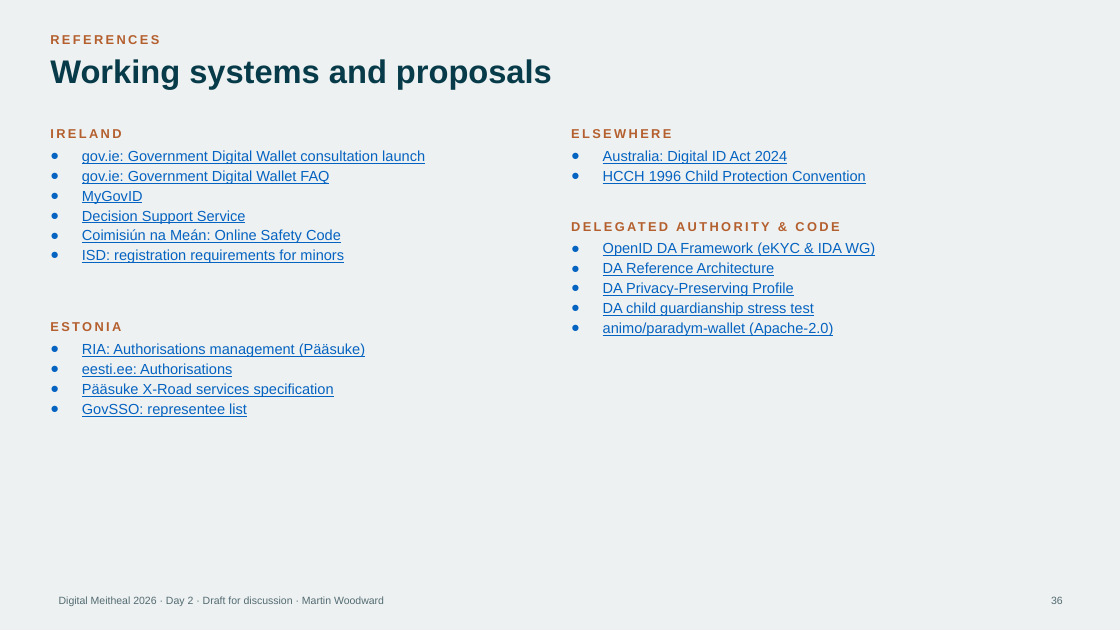
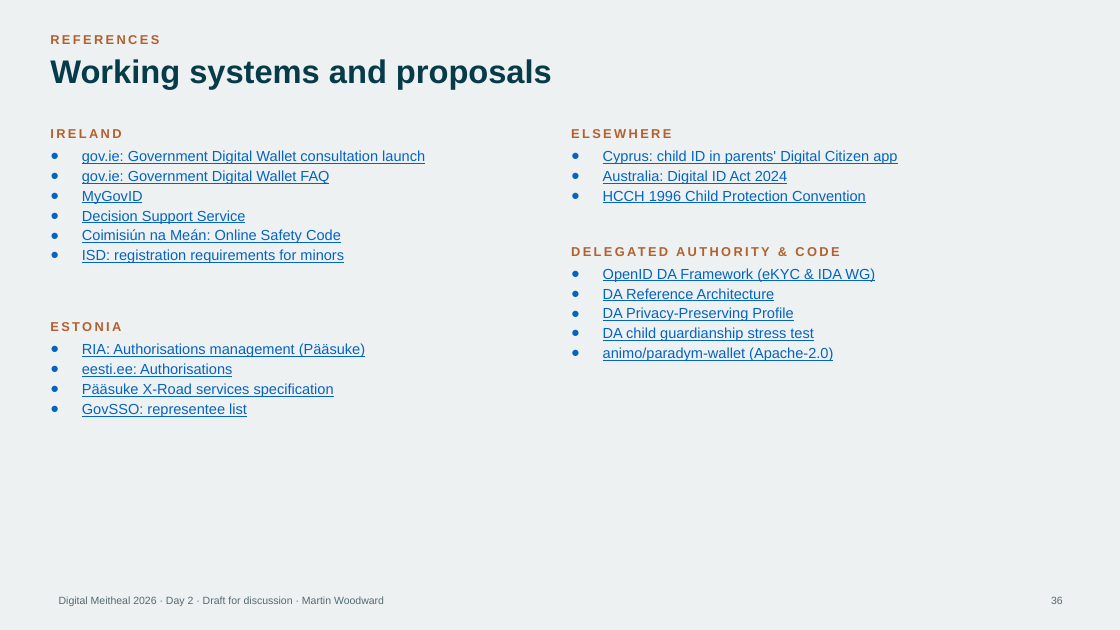
Before and after one commit to martinwoodward/meitheal26, a slide deck: slide 36 of delegated-authority/Digital-Wallets-Delegated-Authority-Meitheal-2026.pptx. Drawn at 1120x630 pixels with LibreOffice and Linux fonts; fonts in the diff are those of the drawing. Boxes give left, top, right and bottom in pixels: in the first picture for what was removed or moved away, otherwise in the second. Text is boxed around its words. In the diff, an @@ line names an element or a change of style, - is before the commit and + after.

```diff
--- a/delegated-authority/Digital-Wallets-Delegated-Authority-Meitheal-2026.pptx
+++ b/delegated-authority/Digital-Wallets-Delegated-Authority-Meitheal-2026.pptx
@@ text at [603,150,897,164]: paragraph added @@
+● Cyprus: child ID in parents' Digital Citizen app
@@ text "DELEGATED AUTHORITY & CODE": place and size @@
-text "DELEGATED AUTHORITY & CODE" at [571,214,1067,238]
+text "DELEGATED AUTHORITY & CODE" at [571,239,1067,263]
@@ text "OpenID DA Framework (eKYC & ...": place and size @@
-text "OpenID DA Framework (eKYC & ..." at [603,242,875,336]
+text "OpenID DA Framework (eKYC & ..." at [603,268,875,361]
```
Also in this commit, not shown: 2 other slides changed, 3 other files.
